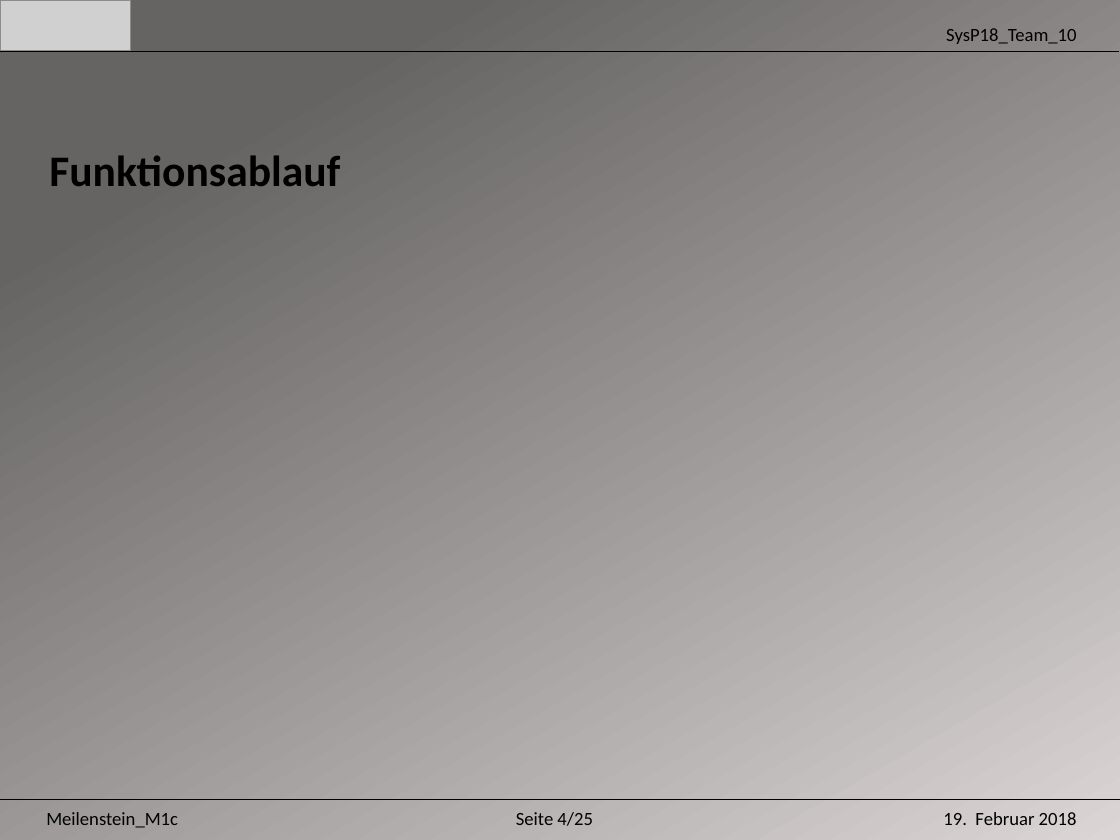
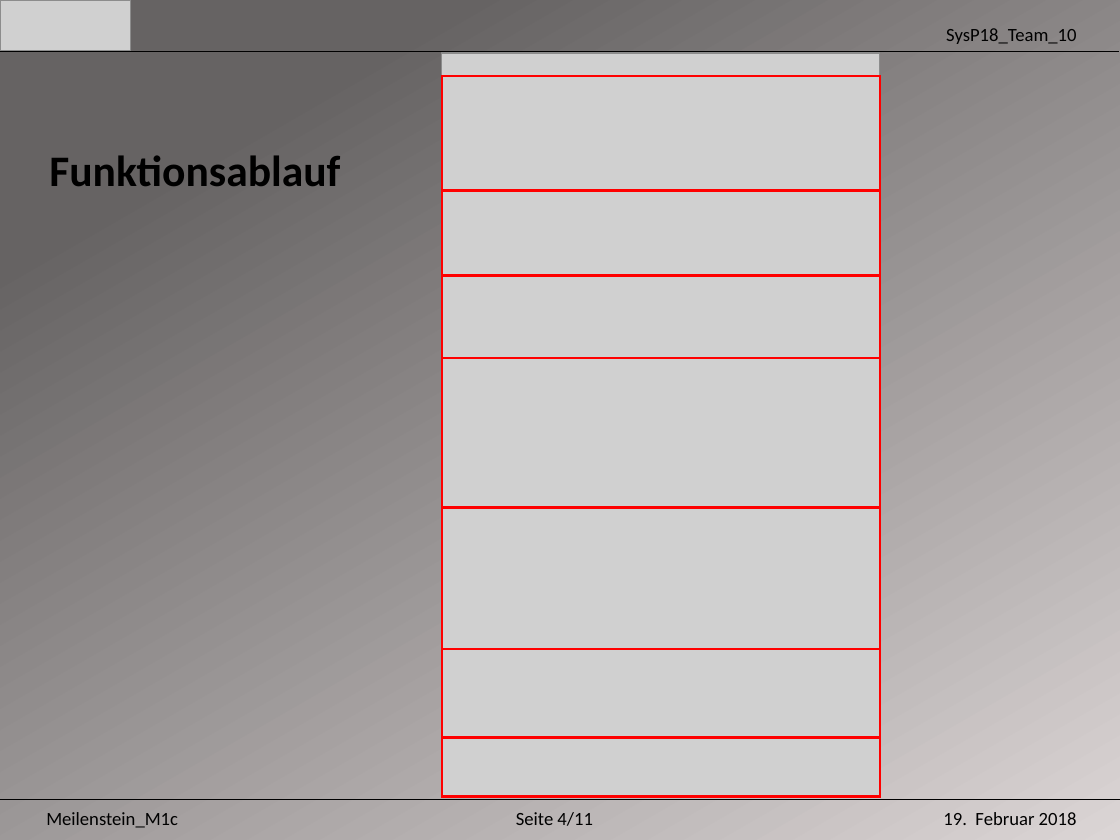
Before and after one commit to Unaqwyn/SysP18_1cv, a slide deck: slide 5 of Systemtechnikprojekt/Systemtechnikprojekt/01_Organisation/02_Meilensteine/m1/m1c/Praesentation_m1c.pptx. Drawn at 1120x840 pixels with LibreOffice and Linux fonts; fonts in the diff are those of the drawing; grey boxes stand for pictures. Boxes give left, top, right and bottom in pixels: in the first picture for what was removed or moved away, otherwise in the second. Text is boxed around its words. In the diff, an @@ line names an element or a change of style, - is before the commit and + after.

```diff
--- a/Systemtechnikprojekt/Systemtechnikprojekt/01_Organisation/02_Meilensteine/m1/m1c/Praesentation_m1c.pptx
+++ b/Systemtechnikprojekt/Systemtechnikprojekt/01_Organisation/02_Meilensteine/m1/m1c/Praesentation_m1c.pptx
@@ picture added at (441, 53, 879, 796) @@
@@ rectangle added at (441, 76, 879, 190), outline #FF0000 1.5 pt @@
@@ rectangle added at (441, 190, 879, 276), outline #FF0000 1.5 pt @@
@@ rectangle added at (441, 276, 879, 358), outline #FF0000 1.5 pt @@
@@ rectangle added at (441, 358, 879, 508), outline #FF0000 1.5 pt @@
@@ rectangle added at (441, 507, 879, 648), outline #FF0000 1.5 pt @@
@@ rectangle added at (441, 650, 879, 738), outline #FF0000 1.5 pt @@
@@ rectangle added at (441, 737, 879, 796), outline #FF0000 1.5 pt @@
@@ text at (516, 812, 593, 826): text changed @@
-Seite 4/25
+Seite 4/11
```
Also in this commit, not shown: 10 other slides changed, 15 slides removed.
